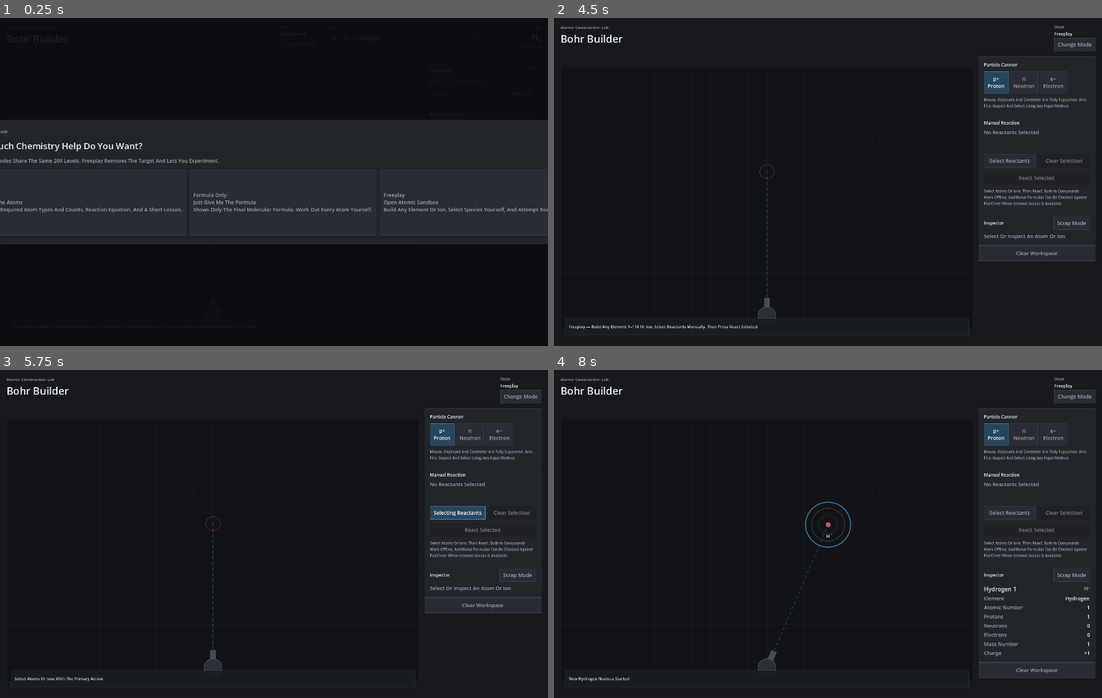
Above: before the commit, frames 1-4 (two rows, left to right).
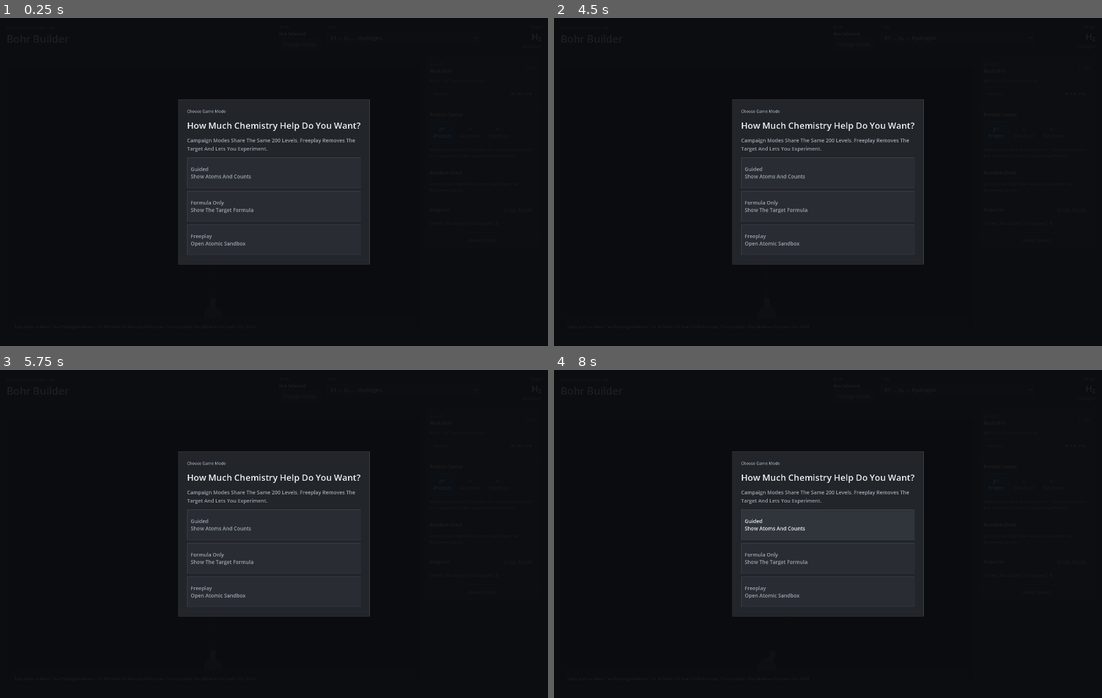
Above: after the commit, the same moments.

Repository: CambellJSmith/Bohr-Builder
Game: Godot game, scene res://godot/bohr_builder_native.tscn
Two runs of this game, one before a commit and one after it. Both use one fixed random seed, a clock stepped at 60 frames per second and the inputs below.
Inputs (mouse positions are in pixels of both pictures, inside the frame that each line leads up to):
- Up to frame 1 (0.25 s): no input
- Up to frame 2 (4.5 s): click "Change Mode" at 0.5 s; click "01 — H₂ — Hydrogen" at 1.25 s; click "p+ Proton" at 2 s; click "n Neutron" at 2.75 s; click "e− Electron" at 3.5 s; click "Scrap Mode" at 4.25 s
- Up to frame 3 (5.75 s): click (454, 514) at 5 s, where only the run before the commit has a clickable "Select Reactants"
- Up to frame 4 (8 s): click (1014, 514) at 5.75 s, where only the run before the commit has a clickable "Selecting Reactants"; click "Clear Workspace" (after the commit: "Reset Level") at 6.5 s; click (828, 524) at 7.25 s, where only the run after the commit has a clickable "Guided Show Atoms And Counts"

The runs differ from the first frame. In frame 1, 28% of the frame differs, in the area x 0-100%, y 24-76%; in frame 2, 20%; in frame 3, 20%; in frame 4, 24%.

Commit message:
Fix mode chooser sizing and clicks

Diff:
--- a/godot/ui/responsive_layout.gd
+++ b/godot/ui/responsive_layout.gd
@@ -6,6 +6,7 @@
 const TINY_WIDTH: float = 620.0 # Applies the tightest spacing and header simplification for very narrow windows.
 const MIN_WORKSPACE_WIDTH: float = 260.0 # Keeps the interactive world large enough to remain usable.
 const MIN_WORKSPACE_HEIGHT: float = 240.0 # Keeps the interactive world large enough vertically on short windows.
+const MODE_PANEL_MAX_WIDTH: float = 520.0 # Keeps the mode chooser deliberately narrower than the previous wide three-card layout.
 
 var _root: Control = null # References the active Bohr Builder root once its scene is ready.
 var _app_margin: MarginContainer = null # Controls responsive outer padding.
@@ -26,12 +27,13 @@
 var _mode_panel: PanelContainer = null # Holds the opening mode chooser.
 var _mode_buttons: Array[Button] = [] # Stores all three mode-choice controls.
 var _workspace_box: BoxContainer = null # Replaces the fixed horizontal workspace row with a switchable box container.
-var _mode_box: BoxContainer = null # Replaces the fixed horizontal mode row with a responsive box container.
+var _mode_box: BoxContainer = null # Replaces the fixed horizontal mode row with a narrow vertical box container.
 var _sidebar_scroll: ScrollContainer = null # Adds vertical scrolling when sidebar content exceeds the available height.
 var _last_size: Vector2 = Vector2(-1.0, -1.0) # Avoids recalculating layout every frame when the window is unchanged.
 
-func _ready() -> void: # Enables lightweight polling because the project intentionally avoids signal-based architecture.
+func _ready() -> void: # Enables lightweight polling and explicit modal click handling.
 	set_process(true) # Watches for the game scene and real window-size changes.
+	set_process_input(true) # Allows direct modal hit-testing without relying on GUI hover ancestry.
 
 func _process(_delta: float) -> void: # Binds the current scene and reapplies responsive rules only when necessary.
 	var scene: Node = get_tree().current_scene # Resolves the currently running main scene.
@@ -45,6 +47,27 @@
 	if _root.size != _last_size: # Recalculates only after an actual logical window-size change.
 		_last_size = _root.size # Remembers the new available UI size.
 		_apply_layout() # Applies responsive sizes, spacing, orientation, and visibility.
+
+func _input(event: InputEvent) -> void: # Provides deterministic mouse activation for the mode chooser.
+	if _root == null or not is_instance_valid(_root): # Ignores input before the game scene is bound.
+		return # Leaves unrelated input untouched.
+	var mode_overlay: Control = _root.get_node_or_null("ModeOverlay") as Control # Resolves the modal overlay safely.
+	if mode_overlay == null or not mode_overlay.visible: # Handles only input while the mode chooser is actually open.
+		return # Leaves normal game input to the controller.
+	if not event is InputEventMouseButton: # Restricts this fallback to mouse clicks.
+		return # Leaves keyboard and controller behavior to the existing controller.
+	var mouse_event: InputEventMouseButton = event as InputEventMouseButton # Narrows the input event to mouse data.
+	if mouse_event.button_index != MOUSE_BUTTON_LEFT or not mouse_event.pressed: # Activates only on the left-button press edge.
+		return # Ignores releases and other mouse buttons.
+	for button_index: int in _mode_buttons.size(): # Checks each visible mode card directly by screen rectangle.
+		var mode_button: Button = _mode_buttons[button_index] # Reads one cached mode button.
+		if not mode_button.is_visible_in_tree() or not mode_button.get_global_rect().has_point(mouse_event.position): # Rejects buttons outside the click point.
+			continue # Checks the next card.
+		mode_button.grab_focus() # Preserves visible keyboard/controller focus on the clicked card.
+		var selected_mode: StringName = &"guided" if button_index == 0 else &"formula_only" if button_index == 1 else &"freeplay" # Maps card order to game mode.
+		_root.call("_set_game_mode", selected_mode) # Calls the controller's existing mode transition directly.
+		get_viewport().set_input_as_handled() # Prevents the same click from reaching the world behind the modal.
+		return # Stops after one matching card is activated.
 
 func _bind_scene(scene_root: Control) -> void: # Captures the native interface after its controller has finished normal initialization.
 	_root = scene_root # Retains the active game root.
@@ -75,8 +98,12 @@
 		original_mode_grid.get_node("FormulaModeButton") as Button, # Captures formula-only mode.
 		original_mode_grid.get_node("FreeplayModeButton") as Button, # Captures freeplay mode.
 	] # Completes mode-button cache.
+	_mode_buttons[0].text = "Guided\nShow Atoms And Counts" # Uses concise text so the card no longer forces an oversized modal width.
+	_mode_buttons[1].text = "Formula Only\nShow The Target Formula" # Uses concise text so the card remains readable in a narrow stack.
+	_mode_buttons[2].text = "Freeplay\nOpen Atomic Sandbox" # Uses concise text so the card remains readable in a narrow stack.
 	_workspace_box = _replace_box_container(original_workspace_layout, "Responsive Workspace Layout") # Installs a box whose orientation can change at runtime.
-	_mode_box = _replace_box_container(original_mode_grid, "Responsive Mode Grid") # Installs a switchable mode-choice box.
+	_mode_box = _replace_box_container(original_mode_grid, "Responsive Mode Grid") # Installs the narrow vertical mode-choice box.
+	_mode_box.vertical = true # Keeps mode choices stacked at every resolution instead of expanding across the screen.
 	_install_sidebar_scroll() # Makes all sidebar controls reachable on short windows and via controller focus.
 	_last_size = Vector2(-1.0, -1.0) # Forces one complete layout pass after restructuring.
 
@@ -167,12 +194,12 @@
 	_status_banner.anchor_top = 1.0 # Anchors status banner vertically to the bottom edge.
 	_status_banner.anchor_bottom = 1.0 # Keeps status banner bottom-relative during resizing.
 	_status_banner.offset_left = 12.0 # Preserves the original inner left inset.
-	_status_banner.offset_right = -12.0 # Replaces the old fixed 760-pixel right edge with a true responsive inset.
+	_status_banner.offset_right = -12.0 # Replaces the old fixed right edge with a true responsive inset.
 	_status_banner.offset_top = -58.0 # Preserves original status height.
 	_status_banner.offset_bottom = -12.0 # Preserves original bottom inset.
-	var mode_width_limit: float = maxf(300.0, viewport_size.x - float(outer_margin * 2 + 24)) # Keeps the modal inside the actual window width.
-	_mode_panel.custom_minimum_size = Vector2(minf(760.0, mode_width_limit), 0.0) # Removes the mode chooser's hard 760-pixel minimum on small displays.
-	_mode_box.vertical = viewport_size.x < 700.0 # Stacks mode cards vertically when three readable columns no longer fit.
-	_mode_box.add_theme_constant_override("separation", 8 if compact else 10) # Maintains consistent spacing in either orientation.
+	var mode_width_limit: float = maxf(280.0, viewport_size.x - float(outer_margin * 2 + 32)) # Keeps the modal inside the actual window width.
+	_mode_panel.custom_minimum_size = Vector2(minf(MODE_PANEL_MAX_WIDTH, mode_width_limit), 0.0) # Caps the chooser at a compact desktop width.
+	_mode_box.vertical = true # Keeps the three mode choices in a predictable narrow vertical stack.
+	_mode_box.add_theme_constant_override("separation", 8) # Uses consistent compact spacing between stacked cards.
 	for mode_button: Button in _mode_buttons: # Resizes all mode cards consistently.
-		mode_button.custom_minimum_size = Vector2(0.0, 112.0 if _mode_box.vertical else 180.0) # Uses compact rows on narrow screens and original cards on desktop.
+		mode_button.custom_minimum_size = Vector2(0.0, 76.0 if compact else 84.0) # Keeps each mode choice large enough to click without making the dialog oversized.
